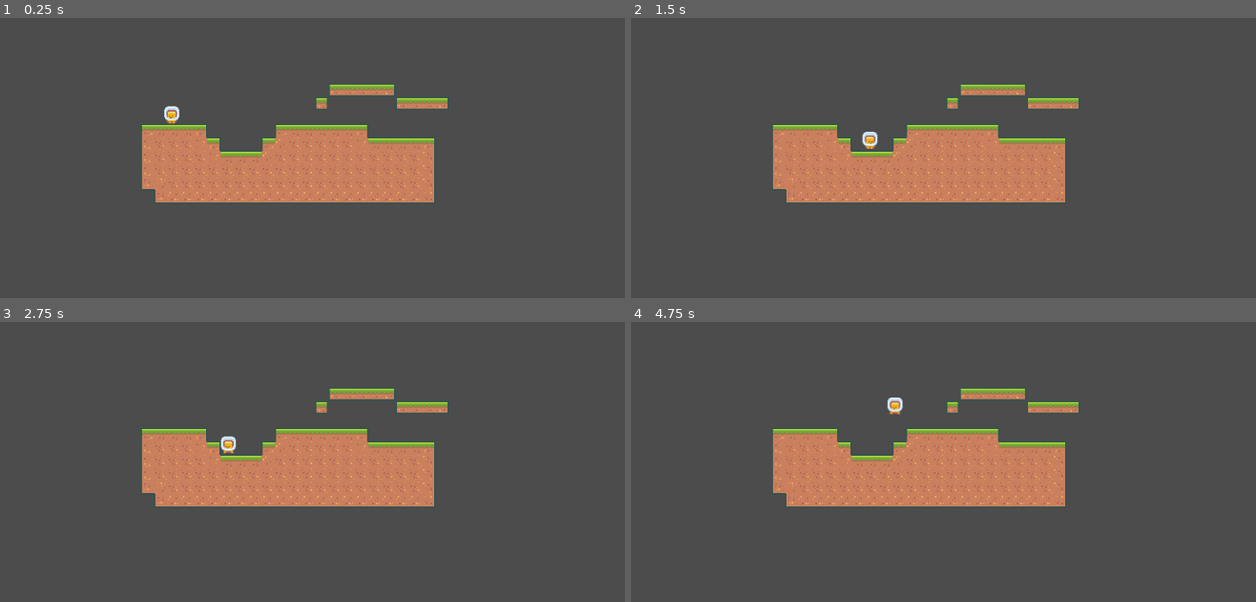
Above: before the commit, frames 1-4 (two rows, left to right).
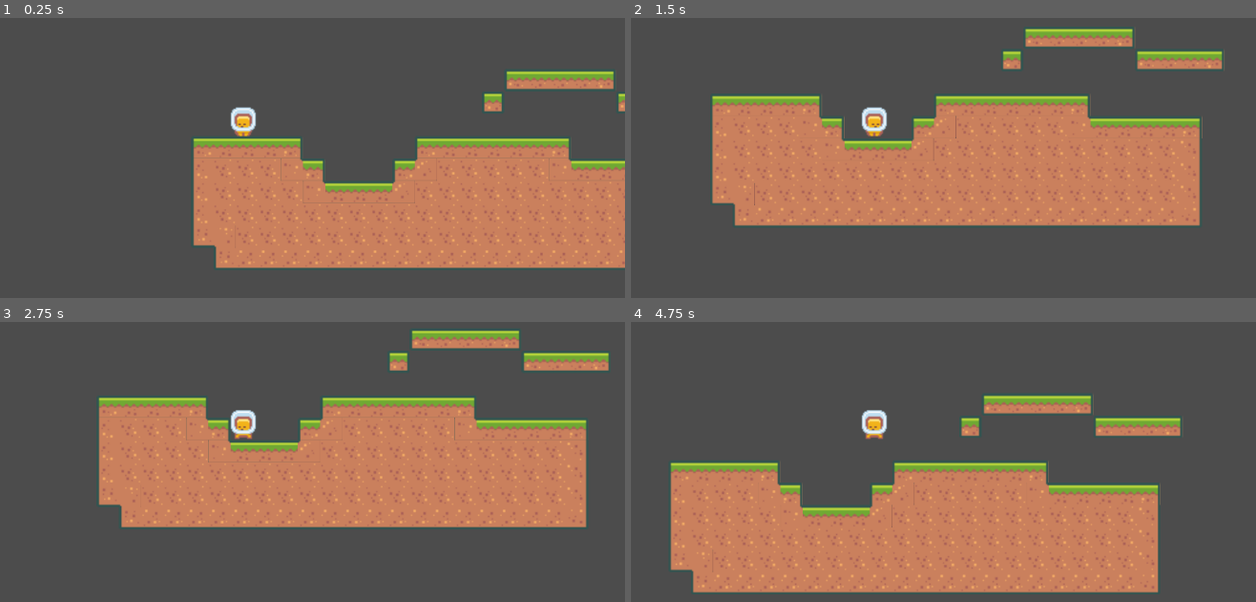
Above: after the commit, the same moments.

Repository: ikenton/LvlWorkshop
Game: Godot game, scene res://Scenes/Platform.tscn
The game is run twice, just before and just after one commit, with the same random seed, the same clock (stepped at 60 frames per second) and the same inputs. This scene is started directly instead of the project's main scene.
Inputs:
- Up to frame 1 (0.25 s): no input
- Up to frame 2 (1.5 s): tap Enter at 0.5 s; hold D (move_right) from 0.53 s (still down); tap Space (jump) at 0.77 s
- Up to frame 3 (2.75 s): tap Space (jump) at 1.52 s; release D (move_right) at 2.03 s; hold A (move_left) from 2.03 s (still down)
- Up to frame 4 (4.75 s): release A (move_left) at 2.78 s; hold D (move_right) 2.78-4.28 s; tap Space (jump) at 3.02, 3.77, 4.52 s; hold A (move_left) from 4.28 s (still down)

The runs differ from the first frame. In frame 1, 33% of the frame differs, in the area x 22-100%, y 18-90%; in frame 2, 26%; in frame 3, 26%; in frame 4, 40%, in the area x 6-89%, y 23-98%.

Commit message:
added camera center on player

Diff:
--- a/Scenes/Platform.tscn
+++ b/Scenes/Platform.tscn
@@ -260,11 +260,12 @@
 [node name="Level" type="Node2D"]
 position = Vector2( 536, 249 )
 
-[node name="Camera2D" type="Camera2D" parent="."]
-position = Vector2( 48, 47 )
-
 [node name="Player" parent="." instance=ExtResource( 2 )]
 position = Vector2( -120, 23 )
+
+[node name="Camera2D" type="Camera2D" parent="Player"]
+current = true
+zoom = Vector2( 0.6, 0.6 )
 
 [node name="TileMap" type="TileMap" parent="."]
 tile_set = SubResource( 1 )
